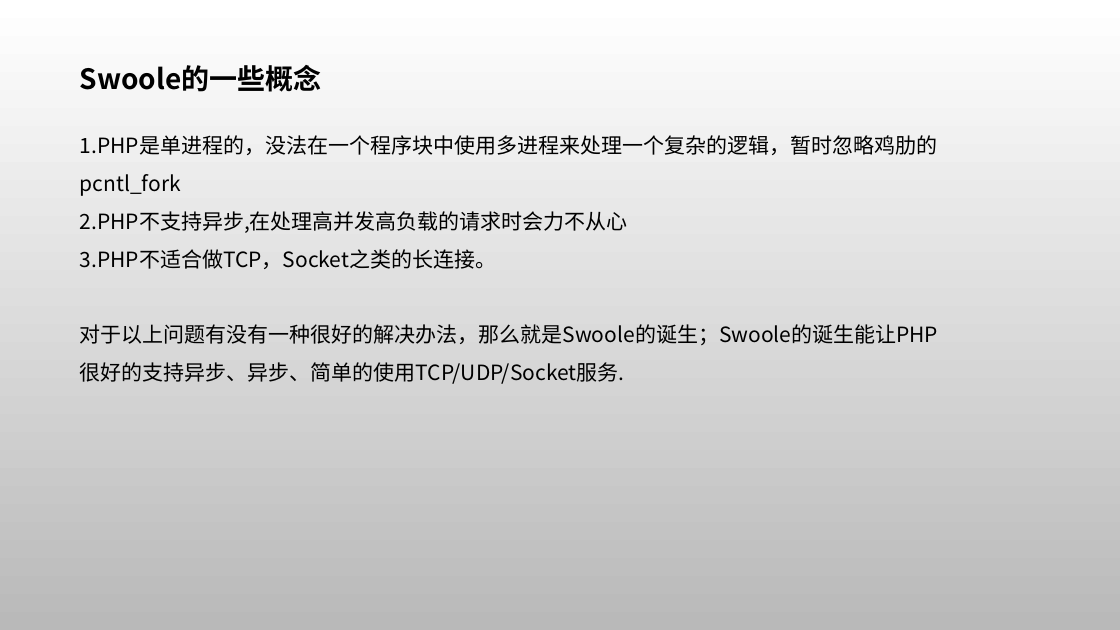
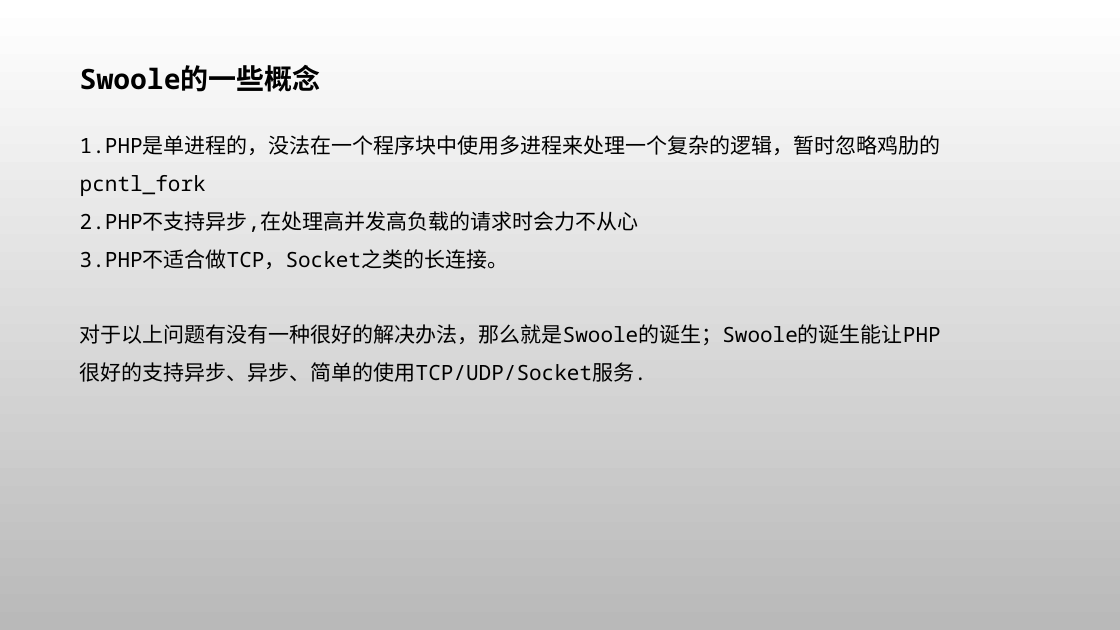
Before and after one commit to zhimma/swoole-demo, a slide deck: slide 2 of swoole.pptx. Drawn at 1120x630 pixels with LibreOffice and Linux fonts; fonts in the diff are those of the drawing. Boxes give left, top, right and bottom in pixels: in the first picture for what was removed or moved away, otherwise in the second. Text is boxed around its words. In the diff, an @@ line names an element or a change of style, - is before the commit and + after.

```diff
--- a/swoole.pptx
+++ b/swoole.pptx
@@ text "Swoole的一些概念" at [80, 65, 941, 382]: font Noto Sans CJK SC to Noto Sans Mono @@
```
Also in this commit, not shown: 4 other slides changed, 1 slide added, 3 other files.
